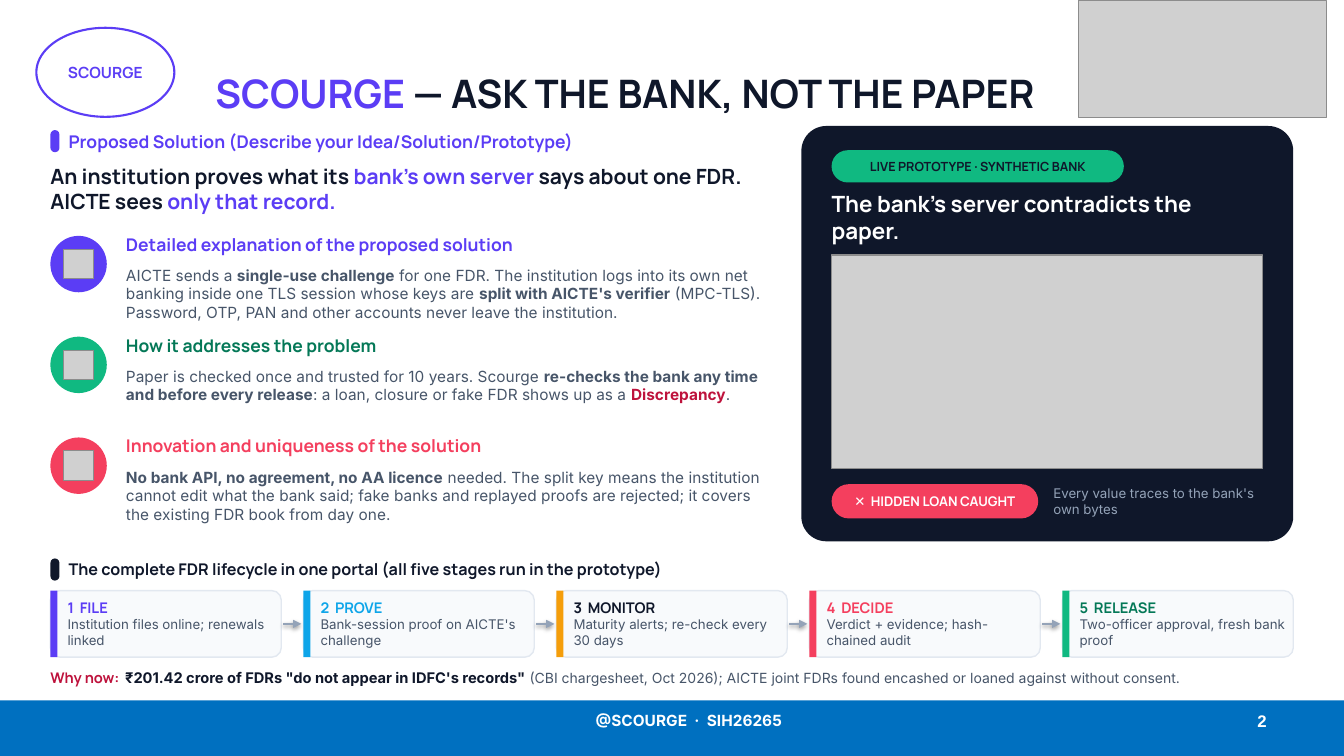
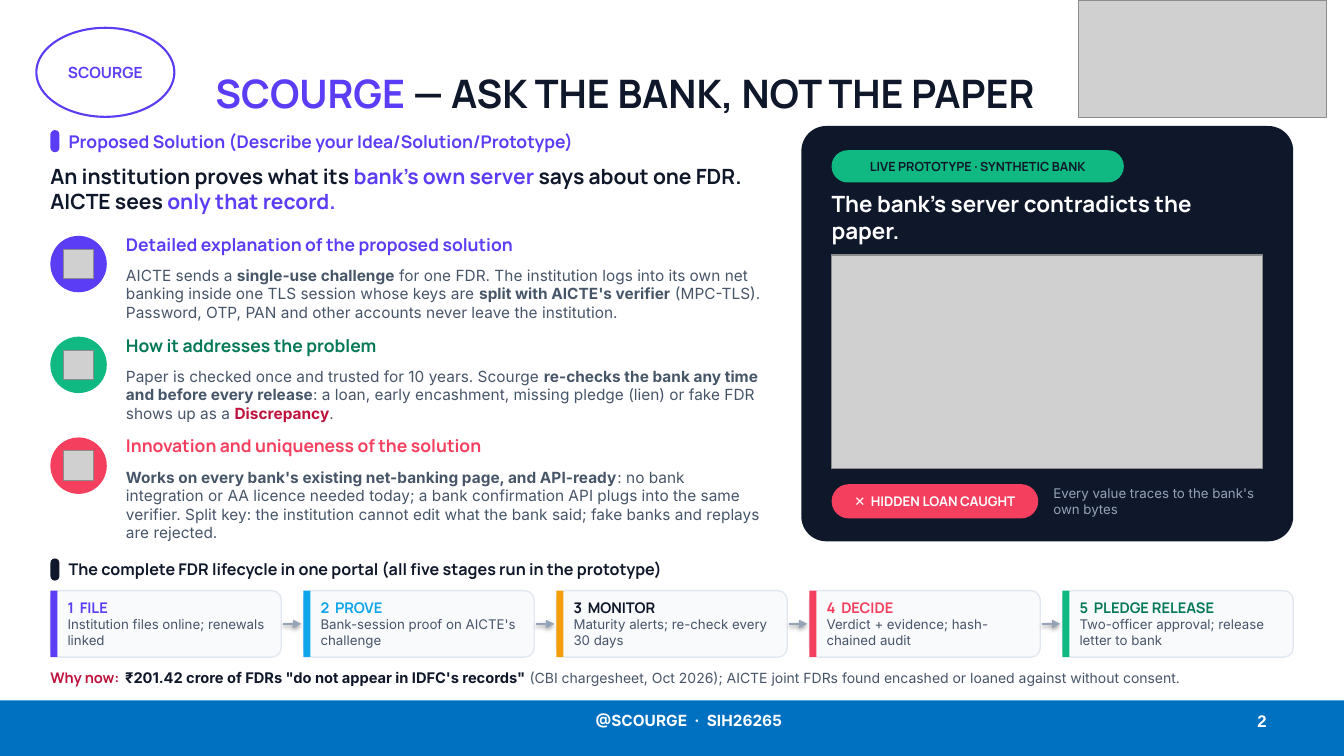
Before and after one commit to Lakki007/Arnavax-Scourge-SIH26265, a slide deck: slide 2 of docs/ppt/Scourge_SIH26265_Idea.pptx. Drawn at 1344x756 pixels with LibreOffice and Linux fonts; fonts in the diff are those of the drawing; grey boxes stand for pictures. Boxes give left, top, right and bottom in pixels: in the first picture for what was removed or moved away, otherwise in the second. Text is boxed around its words. In the diff, an @@ line names an element or a change of style, - is before the commit and + after.

```diff
--- a/docs/ppt/Scourge_SIH26265_Idea.pptx
+++ b/docs/ppt/Scourge_SIH26265_Idea.pptx
@@ text at [126,370,758,422]: text changed @@
-Paper is checked once and trusted for 10 years. Scourge re-checks the bank any time and before every release: a loan, closure or fake FDR shows up as a Discrepancy.
+Paper is checked once and trusted for 10 years. Scourge re-checks the bank any time and before every release: a loan, early encashment, missing pledge (lien) or fake FDR shows up as a Discrepancy.
@@ text at [126,471,759,541]: text changed @@
-No bank API, no agreement, no AA licence needed. The split key means the institution cannot edit what the bank said; fake banks and replayed proofs are rejected; it covers the existing FDR book from day one.
+Works on every bank's existing net-banking page, and API-ready: no bank integration or AA licence needed today; a bank confirmation API plugs into the same verifier. Split key: the institution cannot edit what the bank said; fake banks and replays are rejected.
@@ text at [1080,602,1264,645]: text changed @@
-5 RELEASE
-Two-officer approval, fresh bank proof
+5 PLEDGE RELEASE
+Two-officer approval; release letter to bank
```
Also in this commit, not shown: 2 other slides changed, 2 other files.
